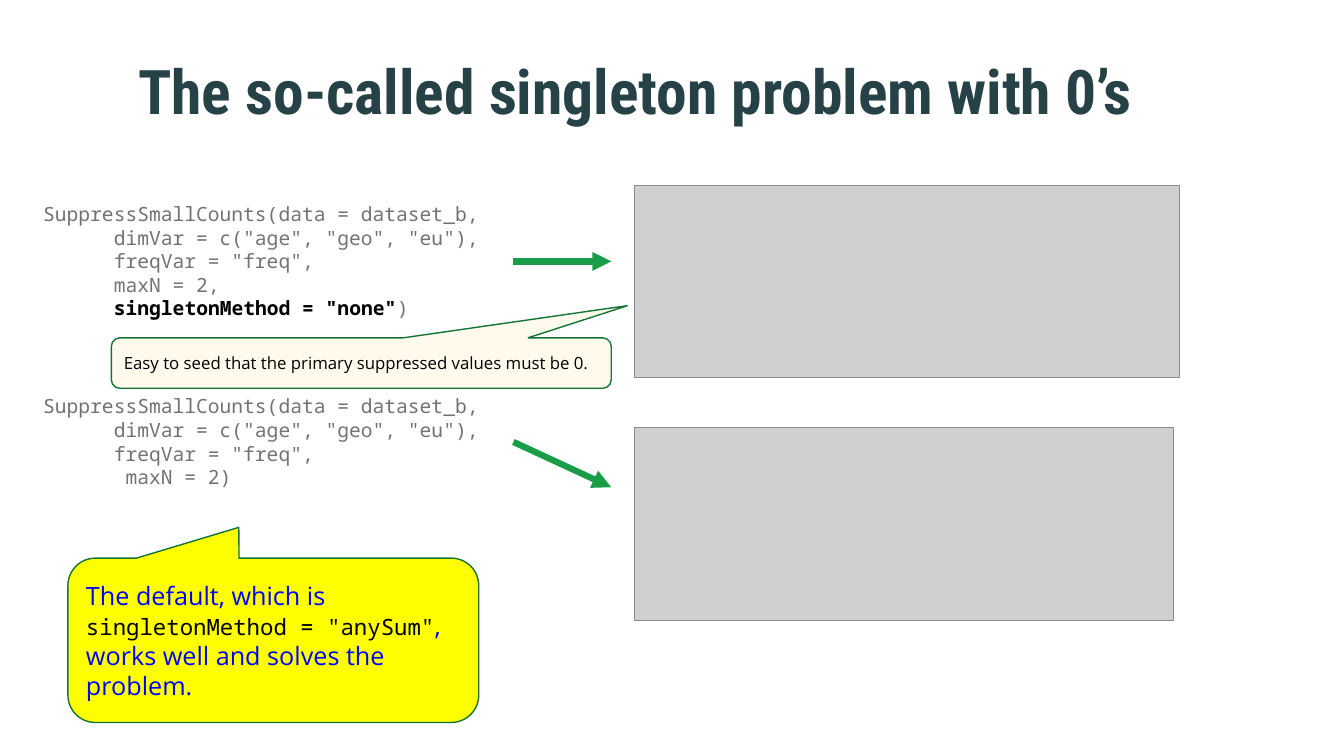
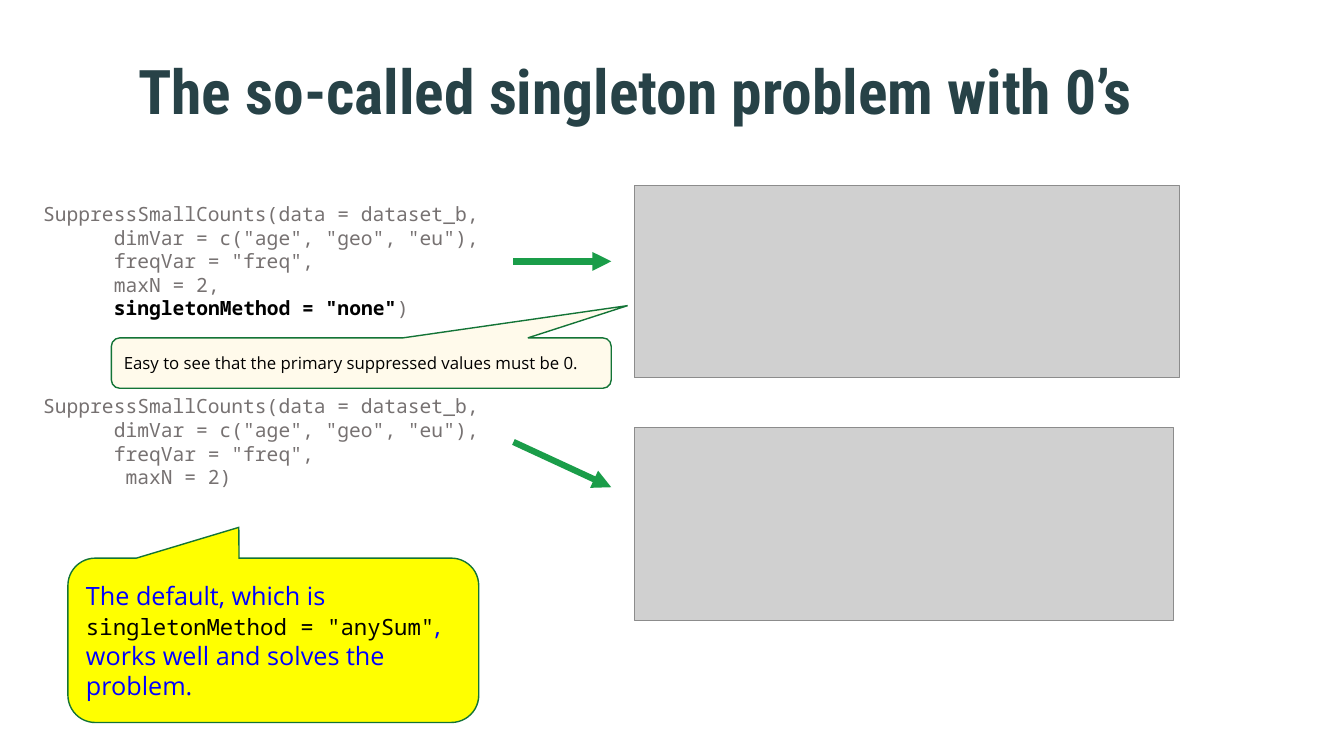
Before and after one commit to statisticsnorway/kurs-metode-sdc-2024, a slide deck: slide 19 of slides/ukraine day4_2.pptx. Drawn at 1344x756 pixels with LibreOffice and Linux fonts; fonts in the diff are those of the drawing; grey boxes stand for pictures; background and template pictures are left out. Boxes give left, top, right and bottom in pixels: in the first picture for what was removed or moved away, otherwise in the second. Text is boxed around its words. In the diff, an @@ line names an element or a change of style, - is before the commit and + after.

```diff
--- a/slides/ukraine day4_2.pptx
+++ b/slides/ukraine day4_2.pptx
@@ text in rounded speech box at (124,356,578,373): text changed @@
-Easy to seed that the primary suppressed values must be 0.
+Easy to see that the primary suppressed values must be 0.
```
Also in this commit, not shown: 4 other slides changed.
